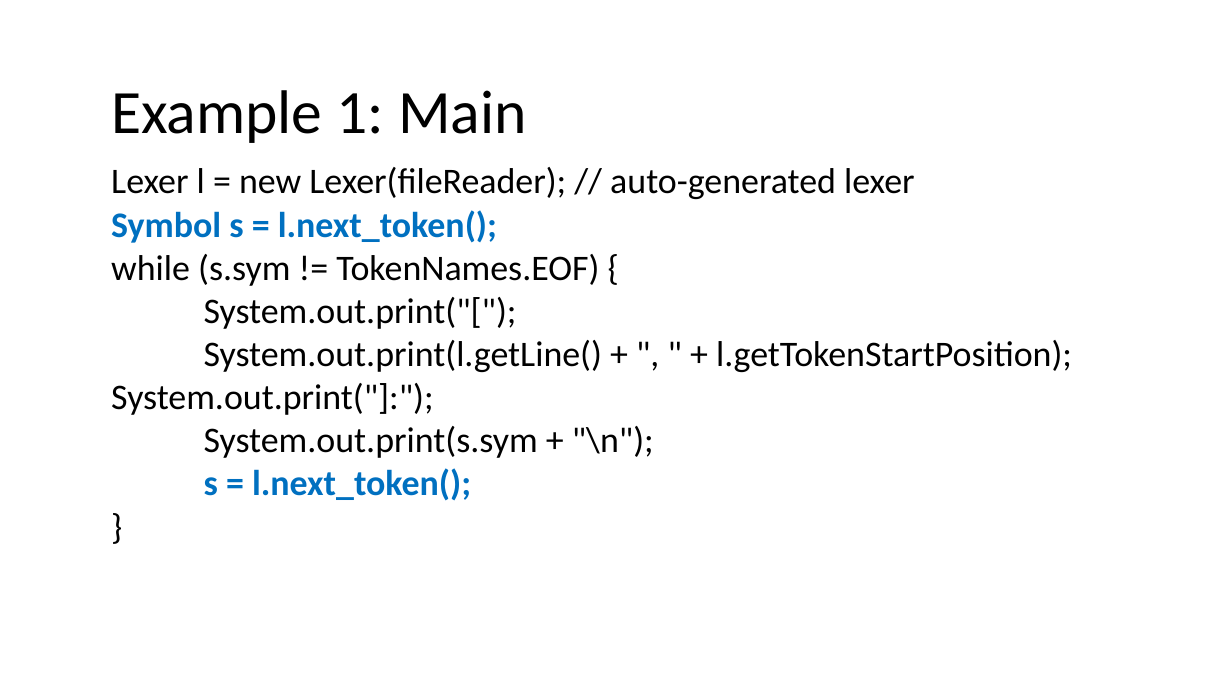
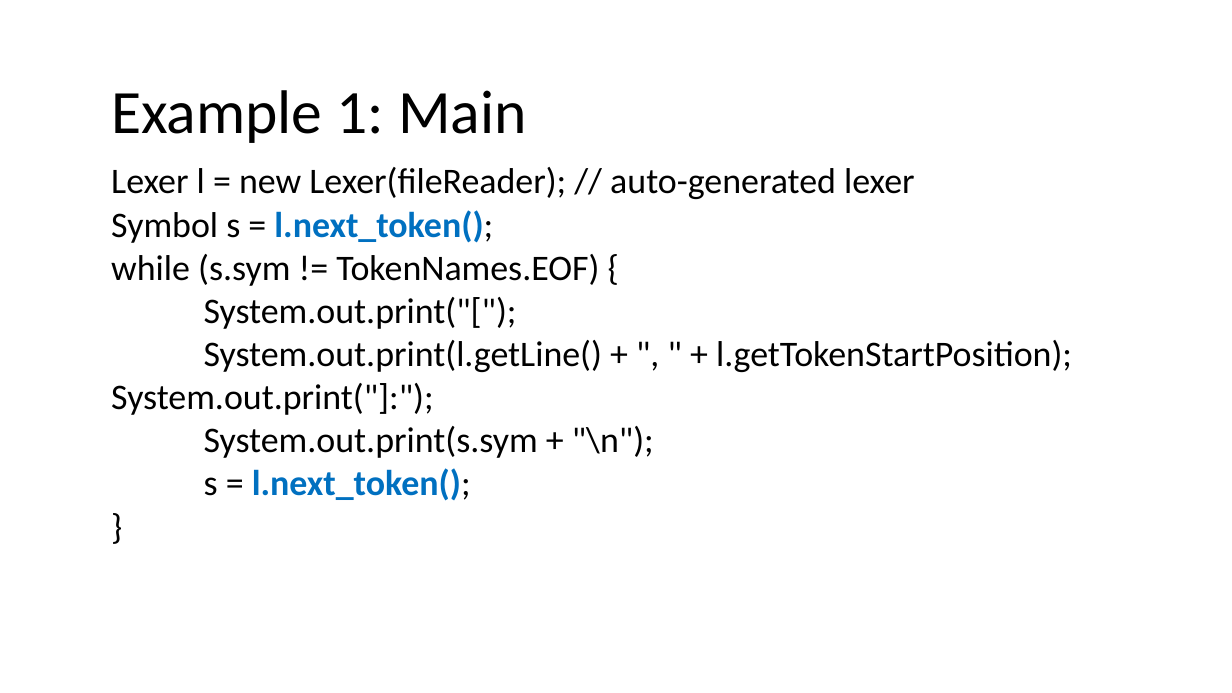
Before and after one commit to nivshani/compilation, a slide deck: slide 95 of slides/lexical_analysis.pptx. Drawn at 1232x693 pixels with LibreOffice and Linux fonts; fonts in the diff are those of the drawing. Boxes give left, top, right and bottom in pixels: in the first picture for what was removed or moved away, otherwise in the second. Text is boxed around its words. In the diff, an @@ line names an element or a change of style, - is before the commit and + after.

```diff
--- a/slides/lexical_analysis.pptx
+++ b/slides/lexical_analysis.pptx
@@ text at [111,210,493,501]: text colour #0070C0 to #000000, bold off in "Symbol s = l.next_token();", "s = l.next_token();" @@
```
Also in this commit, not shown: 6 other slides changed, 1 other file.
